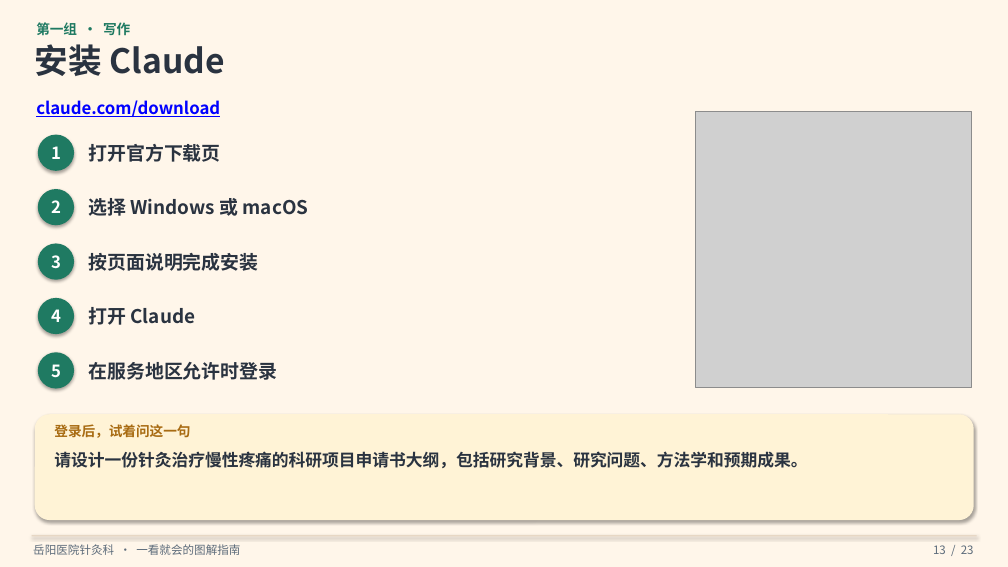
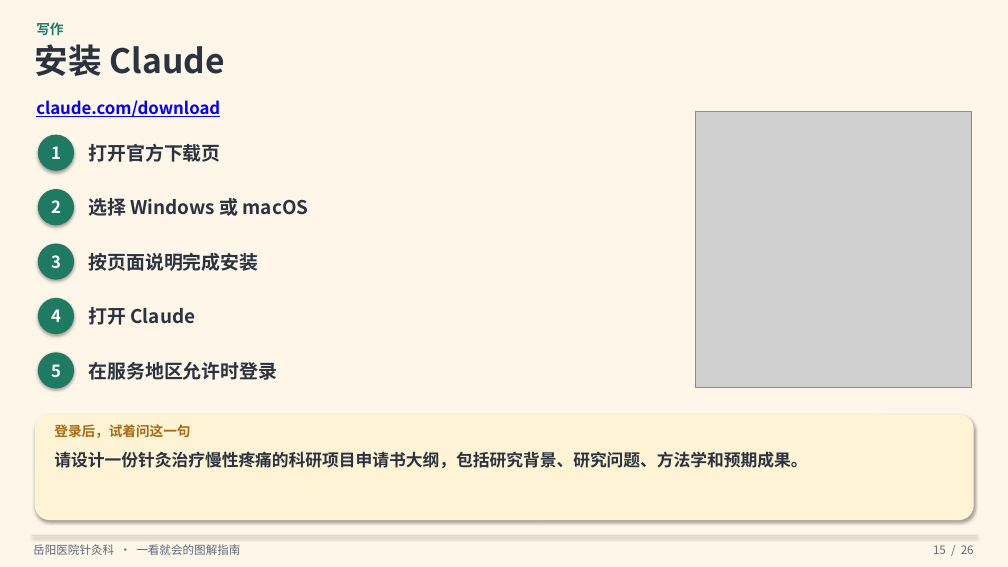
Before and after one commit to hujigang2010-maker/AIDEN, a slide deck: slide 15 of output/岳阳医院针灸科-VPN及国外AI软件安装使用指南.pptx (slide 13 before the commit). Drawn at 1008x567 pixels with LibreOffice and Linux fonts; fonts in the diff are those of the drawing; grey boxes stand for pictures. Boxes give left, top, right and bottom in pixels: in the first picture for what was removed or moved away, otherwise in the second. Text is boxed around its words. In the diff, an @@ line names an element or a change of style, - is before the commit and + after.

```diff
--- a/output/岳阳医院针灸科-VPN及国外AI软件安装使用指南.pptx
+++ b/output/岳阳医院针灸科-VPN及国外AI软件安装使用指南.pptx
@@ text at (x1=36, y1=22, x2=63, y2=36): text changed @@
-第一组 · 写作
+写作
@@ text at (x1=933, y1=545, x2=974, y2=554): text changed @@
-13 / 23
+15 / 26
```
Also in this commit, not shown: 20 other slides changed, 5 slides added, 2 slides removed, 4 other files.
